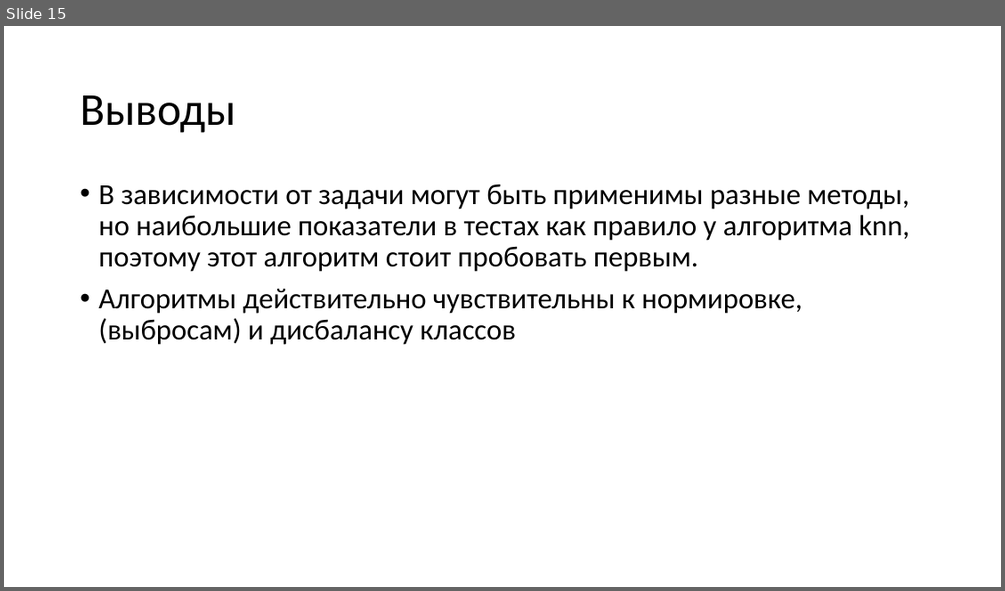
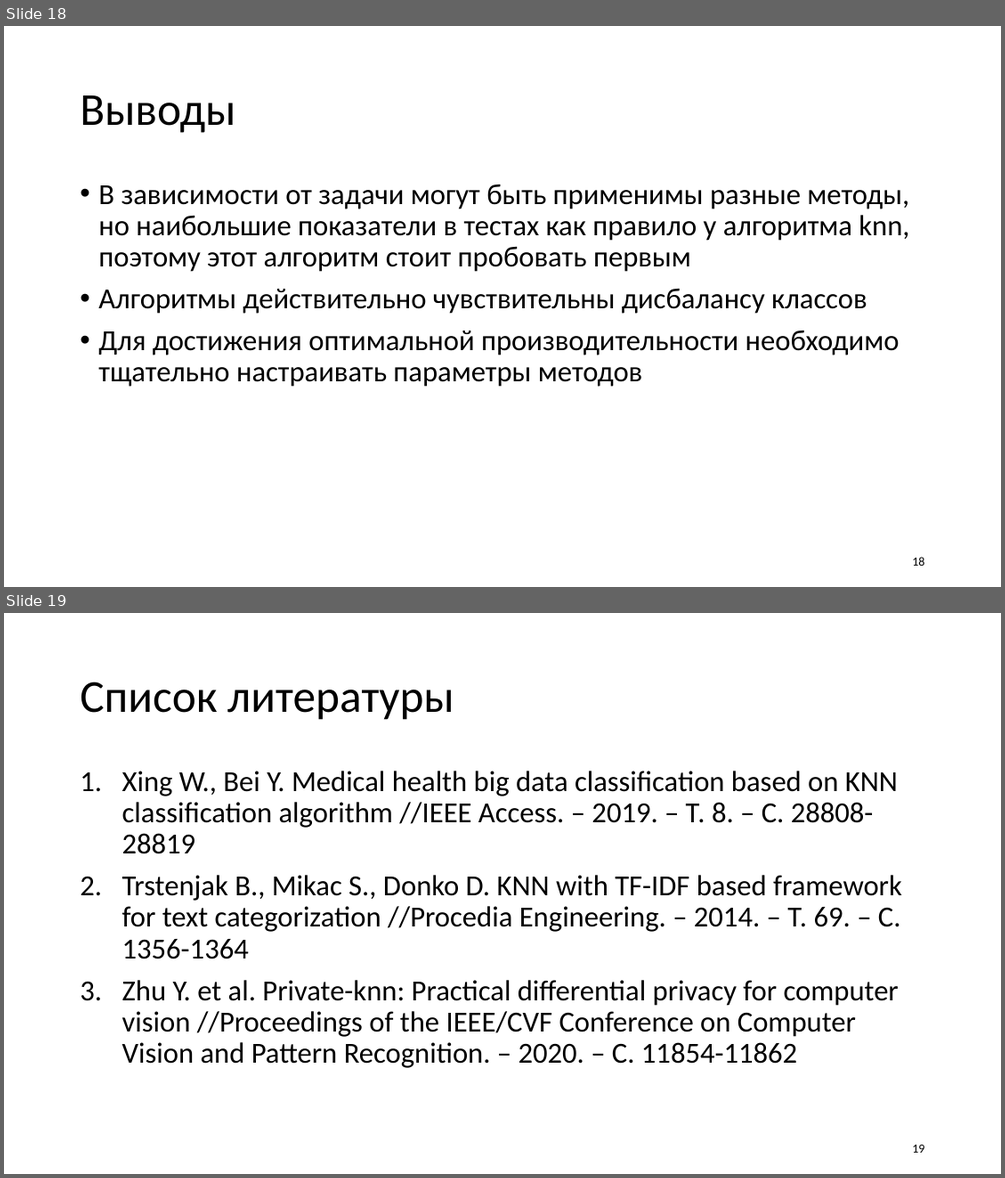
Before and after one commit to DimaOshchepkov/MetricMethodClassification, a slide deck: Презентация по курсовой работе.pptx. Shown one above the other, each under a label of ours: slide 15 before the commit, slides 18 and 19 after it. The pictures are 1005x591 and 1005x1178 pixels, drawn with LibreOffice and Linux fonts; fonts in the diff are those of the drawing. Boxes give left, top, right and bottom in pixels: in the first picture for what was removed or moved away, otherwise in the second. Text is boxed around its words. In the diff, an @@ line names an element or a change of style, - is before the commit and + after.

```diff
--- a/Презентация по курсовой работе.pptx
+++ b/Презентация по курсовой работе.pptx
@@ slide 19 added at (x1=4, y1=613, x2=1001, y2=1174), background #FFFFFF @@
@@ title added at (x1=80, y1=682, x2=454, y2=720), 44 pt, text #000000 @@
+Список литературы
@@ text added at (x1=122, y1=771, x2=902, y2=1068), 28 pt, text #000000 @@
+1. Xing W., Bei Y. Medical health big data classification based on KNN classification algorithm //IEEE Access. – 2019. – Т. 8. – С. 28808-28819
+2. Trstenjak B., Mikac S., Donko D. KNN with TF-IDF based framework for text categorization //Procedia Engineering. – 2014. – Т. 69. – С. 1356-1364
+3. Zhu Y. et al. Private-knn: Practical differential privacy for computer vision //Proceedings of the IEEE/CVF Conference on Computer Vision and Pattern Recognition. – 2020. – С. 11854-11862
@@ page number added at (x1=912, y1=1144, x2=924, y2=1152), 12 pt, text #000000 @@
+19
@@ what was slide 15 is now slide 18 @@
@@ slide 18 changed as well @@
@@ text at (x1=98, y1=184, x2=909, y2=386): text changed @@
-• В зависимости от задачи могут быть применимы разные методы, но наибольшие показатели в тестах как правило у алгоритма knn, поэтому этот алгоритм стоит пробовать первым.
-• Алгоритмы действительно чувствительны к нормировке, (выбросам) и дисбалансу классов
+• В зависимости от задачи могут быть применимы разные методы, но наибольшие показатели в тестах как правило у алгоритма knn, поэтому этот алгоритм стоит пробовать первым
+• Алгоритмы действительно чувствительны дисбалансу классов
+• Для достижения оптимальной производительности необходимо тщательно настраивать параметры методов
@@ page number added at (x1=912, y1=556, x2=924, y2=565), 12 pt, text #000000 @@
+18
```
Also in this commit, not shown: 13 other slides changed, 5 other slides added, 2 slides removed, 4 other files.
